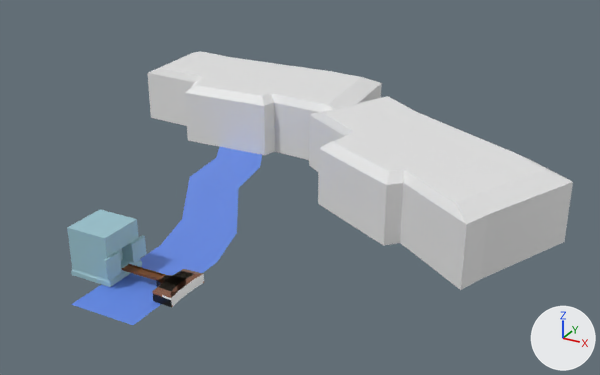
A saved change to the Blender file ART/blender models/ch1_overworld.blend.
Both versions are drawn from a 50 mm camera at (337.0, -392.0, 293.0) aimed at (28.0, 169.0, 12.0). The axes (+X, +Y, +Z) are drawn at lower right. The lights are the same throughout. The picture after the commit comes second. Objects named as collision shapes, trigger or cutter boxes, shadow casters or lower levels of detail are left out.

In view in the first picture: 'BG_1', 'BG_2', 'Entrance', 'FLOOR-col', 'Land', 'Water' and 1 more.
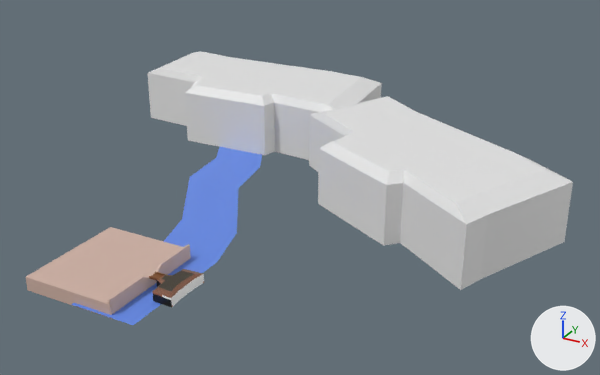
Patch to the scene script:
```diff
--- a/ART/blender models/ch1_overworld.blend.py
+++ b/ART/blender models/ch1_overworld.blend.py
@@ mat_entrance @@
 mat_entrance = principled_material('Entrance')
-mat_entrance.base_color = (0.332, 0.556, 0.631)  # cyan #9cc5d0
+mat_entrance.base_color = (0.631, 0.444, 0.377)  # beige #d0b2a5
@@ me_cube @@
+me_cube.from_pydata(...)  # 42 vertices, 40 faces; spans x -4.21..1.0, y -1.0..1.0, z -1.0..1.55
+me_cube.materials.append(mat_entrance)  # beige #d0b2a5
@@ ob_entrance @@
-ob_entrance = bpy.data.objects.new('Entrance', me_cube_006)
-ob_entrance.location = (-35.2, -1.0, 17.4)
-ob_entrance.scale = (17.5, 17.5, 17.5)
@@ ob_floor_col @@
-ob_floor_col = bpy.data.objects.new('FLOOR-col', me_cube_001)
-ob_floor_col.location = (7.9, -1.0, 2.6)
-ob_floor_col.scale = (0.285, 0.285, 0.285)
-_m = ob_floor_col.modifiers.new('Triangulate', 'TRIANGULATE')
@@ ob_citadelplaceholder @@
+ob_citadelplaceholder = bpy.data.objects.new('CitadelPlaceholder', me_cube)
+ob_citadelplaceholder.location = (-8.5, -1.1, 2.2)
+ob_citadelplaceholder.scale = (14.4, 44.0, 5.51)
```

Boxes [x1, y1, x2, y2] around the edits, measured in the pictures (600 x 375 px):
'CitadelPlaceholder', added (beige)
    after: [26, 227, 191, 319]
'Entrance', deleted (cyan)
    before: [67, 209, 146, 287]
'FLOOR-col', deleted
    before: [128, 264, 203, 298]
    faces in mat_dirt_001 (picture img_dirt_png): [153, 269, 203, 298]
